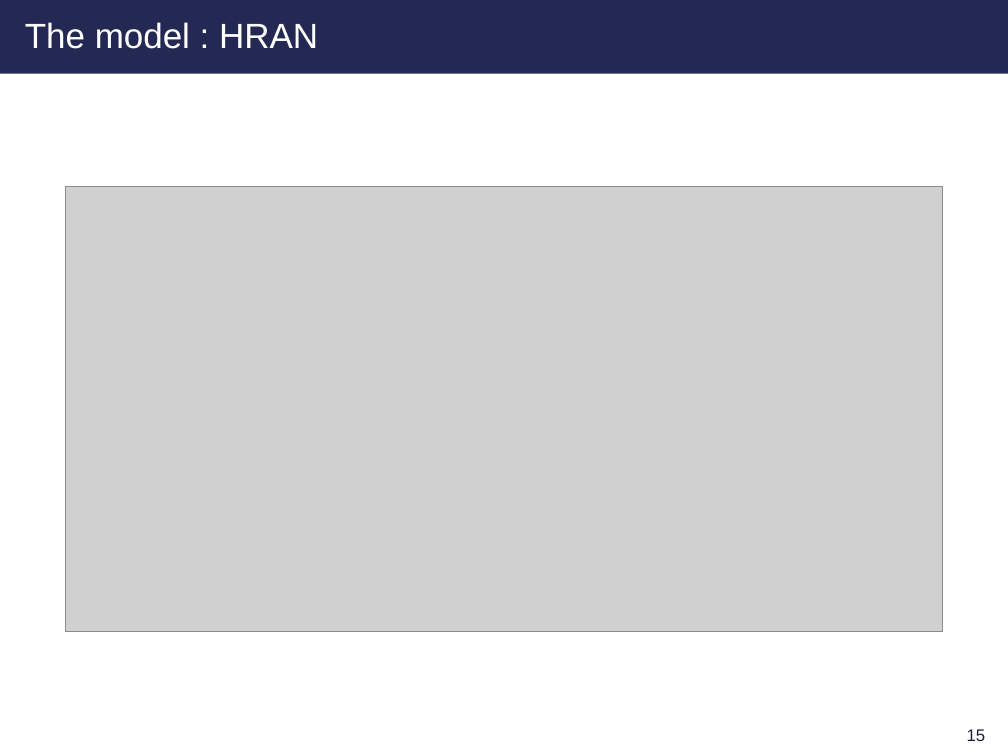
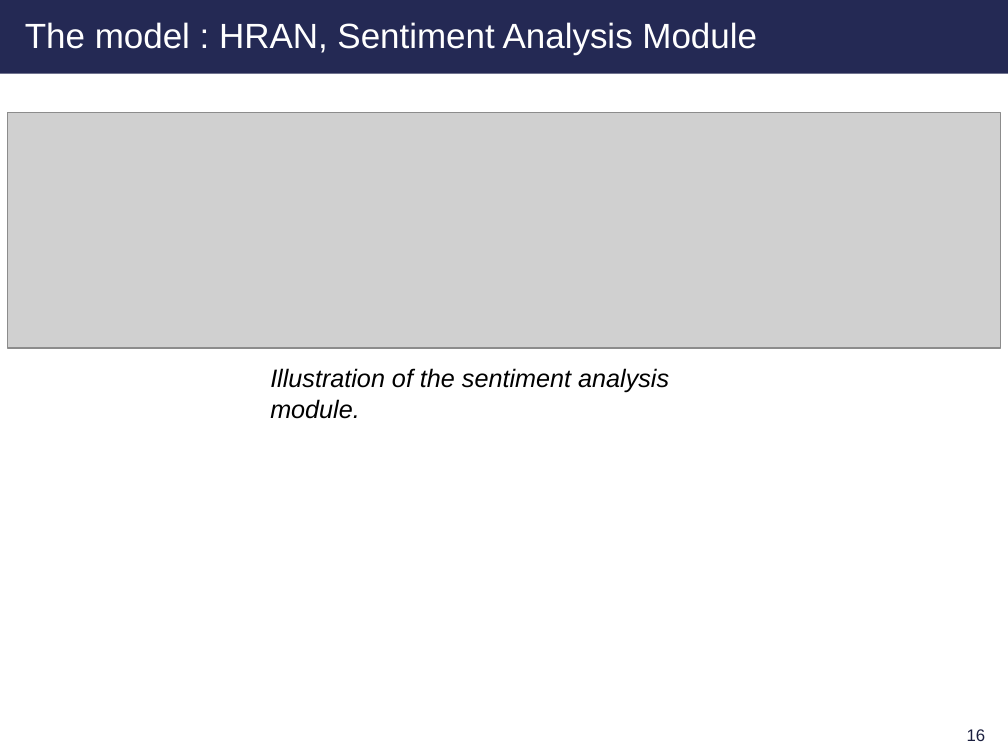
Before and after one commit to clara-gdef/defense, a slide deck: slide 17 of defense.pptx (slide 16 before the commit). Drawn at 1008x756 pixels with LibreOffice and Linux fonts; fonts in the diff are those of the drawing; grey boxes stand for pictures; background and template pictures are left out. Boxes give left, top, right and bottom in pixels: in the first picture for what was removed or moved away, otherwise in the second. Text is boxed around its words. In the diff, an @@ line names an element or a change of style, - is before the commit and + after.

```diff
--- a/defense.pptx
+++ b/defense.pptx
@@ title at (25,22,757,55): text changed @@
-The model : HRAN
+The model : HRAN, Sentiment Analysis Module
@@ picture added at (7,113,1000,349) @@
@@ picture removed at (66,186,943,632) @@
@@ text added at (270,368,669,419), 18 pt, text #000000, italic @@
+Illustration of the sentiment analysis module.
@@ page number at (967,729,986,741): text changed @@
-15
+16
```
Also in this commit, not shown: 17 other slides changed, 2 slides added, 3 slides removed.
